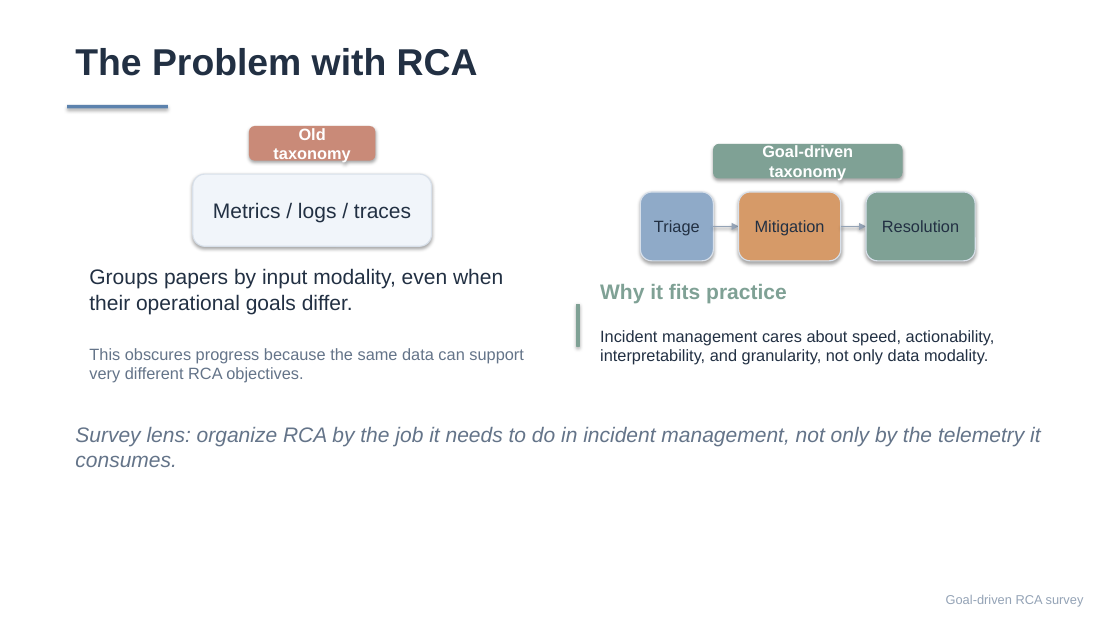
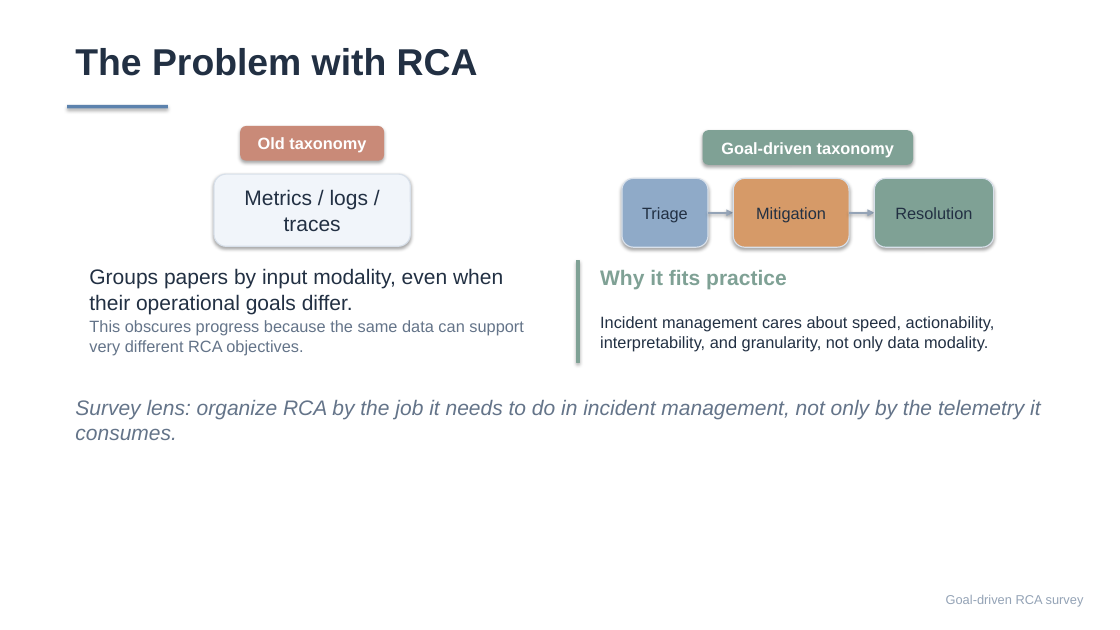
Before and after one commit to Lincyaw/paperops, a slide deck: slide 6 of examples/self-intro/diagnostic_world_model.pptx. Drawn at 1120x630 pixels with LibreOffice and Linux fonts; fonts in the diff are those of the drawing. Boxes give left, top, right and bottom in pixels: in the first picture for what was removed or moved away, otherwise in the second. Text is boxed around its words. In the diff, an @@ line names an element or a change of style, - is before the commit and + after.

```diff
--- a/examples/self-intro/diagnostic_world_model.pptx
+++ b/examples/self-intro/diagnostic_world_model.pptx
@@ rounded rectangle "Old taxonomy": place and size @@
-rounded rectangle "Old taxonomy" at [249, 126, 376, 160]
+rounded rectangle "Old taxonomy" at [240, 126, 384, 160]
@@ rounded rectangle "Goal-driven taxonomy": place and size @@
-rounded rectangle "Goal-driven taxonomy" at [713, 144, 903, 178]
+rounded rectangle "Goal-driven taxonomy" at [702, 130, 912, 165]
@@ rounded rectangle "Metrics / logs / traces": place and size @@
-rounded rectangle "Metrics / logs / traces" at [193, 174, 432, 246]
+rounded rectangle "Metrics / logs / traces" at [214, 174, 411, 246]
@@ rounded rectangle "Triage": place and size @@
-rounded rectangle "Triage" at [640, 192, 713, 261]
+rounded rectangle "Triage" at [622, 178, 707, 247]
@@ rounded rectangle "Mitigation": place and size @@
-rounded rectangle "Mitigation" at [739, 192, 841, 261]
+rounded rectangle "Mitigation" at [734, 178, 849, 247]
@@ rounded rectangle "Resolution": place and size @@
-rounded rectangle "Resolution" at [866, 192, 975, 261]
+rounded rectangle "Resolution" at [875, 178, 994, 247]
@@ arrow moved from (713, 227) - (739, 227) to (708, 213) - (734, 213) @@
@@ arrow moved from (841, 227) - (866, 227) to (849, 213) - (875, 213) @@
@@ rectangle: place and size @@
-rectangle at [577, 304, 580, 346]
+rectangle at [577, 260, 580, 362]
@@ text "Why it fits practice": place and size @@
-text "Why it fits practice" at [600, 284, 786, 303]
+text "Why it fits practice" at [600, 270, 786, 290]
@@ text "This obscures progress because the ...": place and size @@
-text "This obscures progress because the ..." at [89, 348, 524, 383]
+text "This obscures progress because the ..." at [89, 320, 524, 356]
@@ text "Incident management cares about speed, ...": place and size @@
-text "Incident management cares about speed, ..." at [600, 330, 995, 365]
+text "Incident management cares about speed, ..." at [600, 316, 995, 351]
@@ text "Survey lens: organize RCA by ...": place and size @@
-text "Survey lens: organize RCA by ..." at [75, 427, 1040, 467]
+text "Survey lens: organize RCA by ..." at [75, 400, 1040, 440]
```
Also in this commit, not shown: 19 other slides changed, 10 other files.
